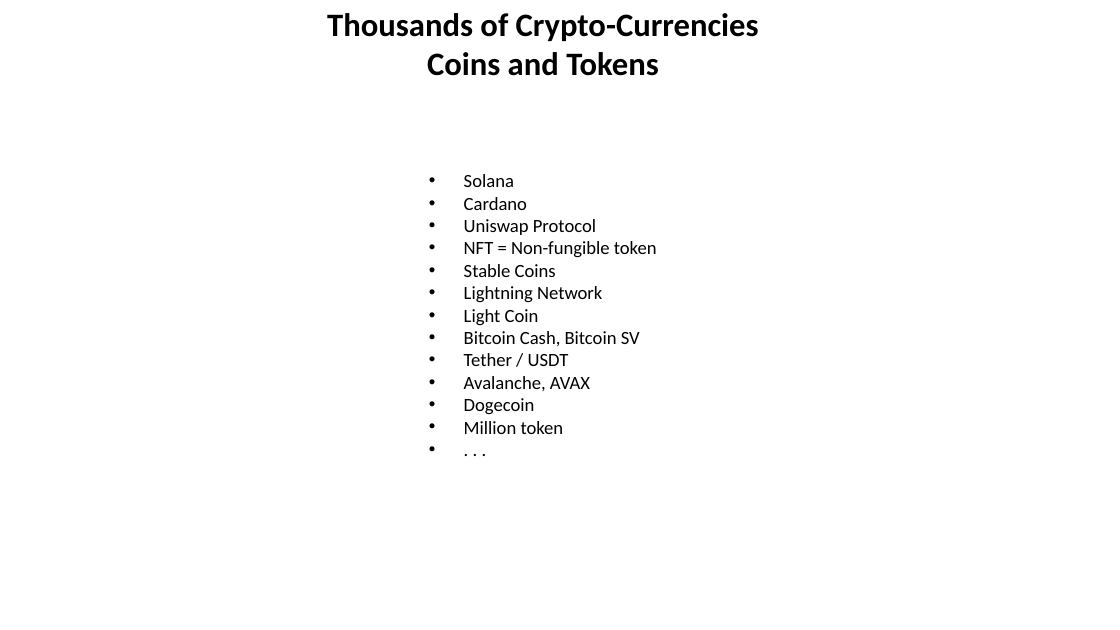
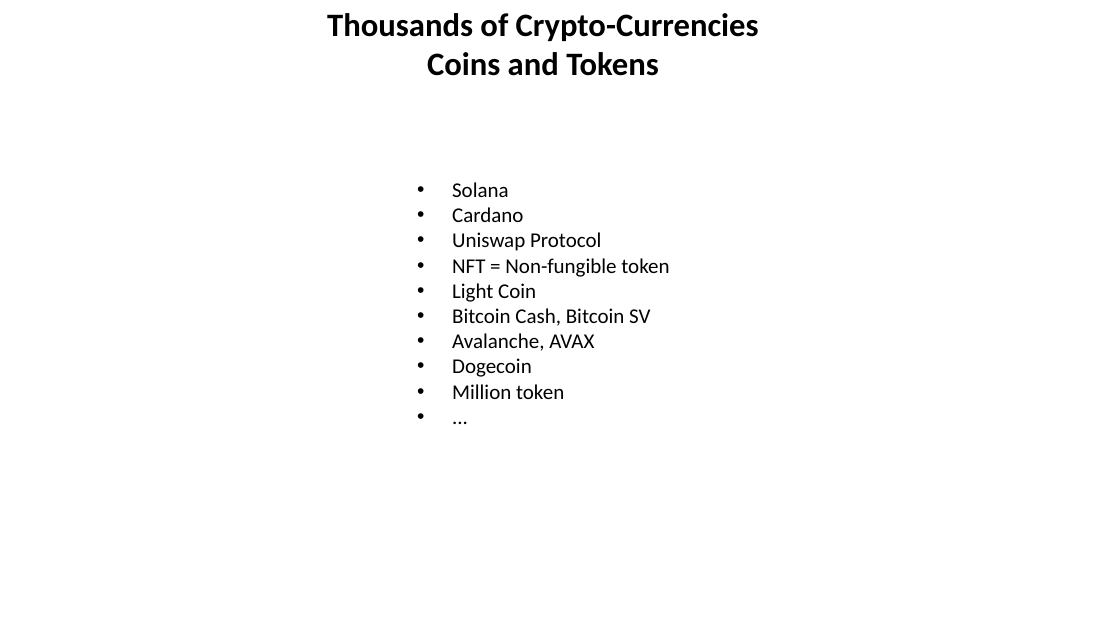
Before and after one commit to lselector/crypto, a slide deck: slide 1 of crypto_03_currencies.pptx. Drawn at 1120x630 pixels with LibreOffice and Linux fonts; fonts in the diff are those of the drawing. Boxes give left, top, right and bottom in pixels: in the first picture for what was removed or moved away, otherwise in the second. Text is boxed around its words. In the diff, an @@ line names an element or a change of style, - is before the commit and + after.

```diff
--- a/crypto_03_currencies.pptx
+++ b/crypto_03_currencies.pptx
@@ text at bbox=[452, 182, 669, 399]: text changed; size 16 to 18 pt @@
-• . . .
+• ...
@@ text "Solana": place and size @@
-text "Solana" at bbox=[464, 174, 657, 434]
+text "Solana" at bbox=[452, 182, 669, 399]
@@ text at bbox=[452, 182, 669, 399]: size 16 to 18 pt @@
@@ text at bbox=[464, 264, 602, 303]: paragraphs removed @@
-• Stable Coins
-• Lightning Network
@@ text at bbox=[464, 353, 569, 366]: paragraph removed @@
-• Tether / USDT
```
Also in this commit, not shown: 2 slides removed, 11 other files.
